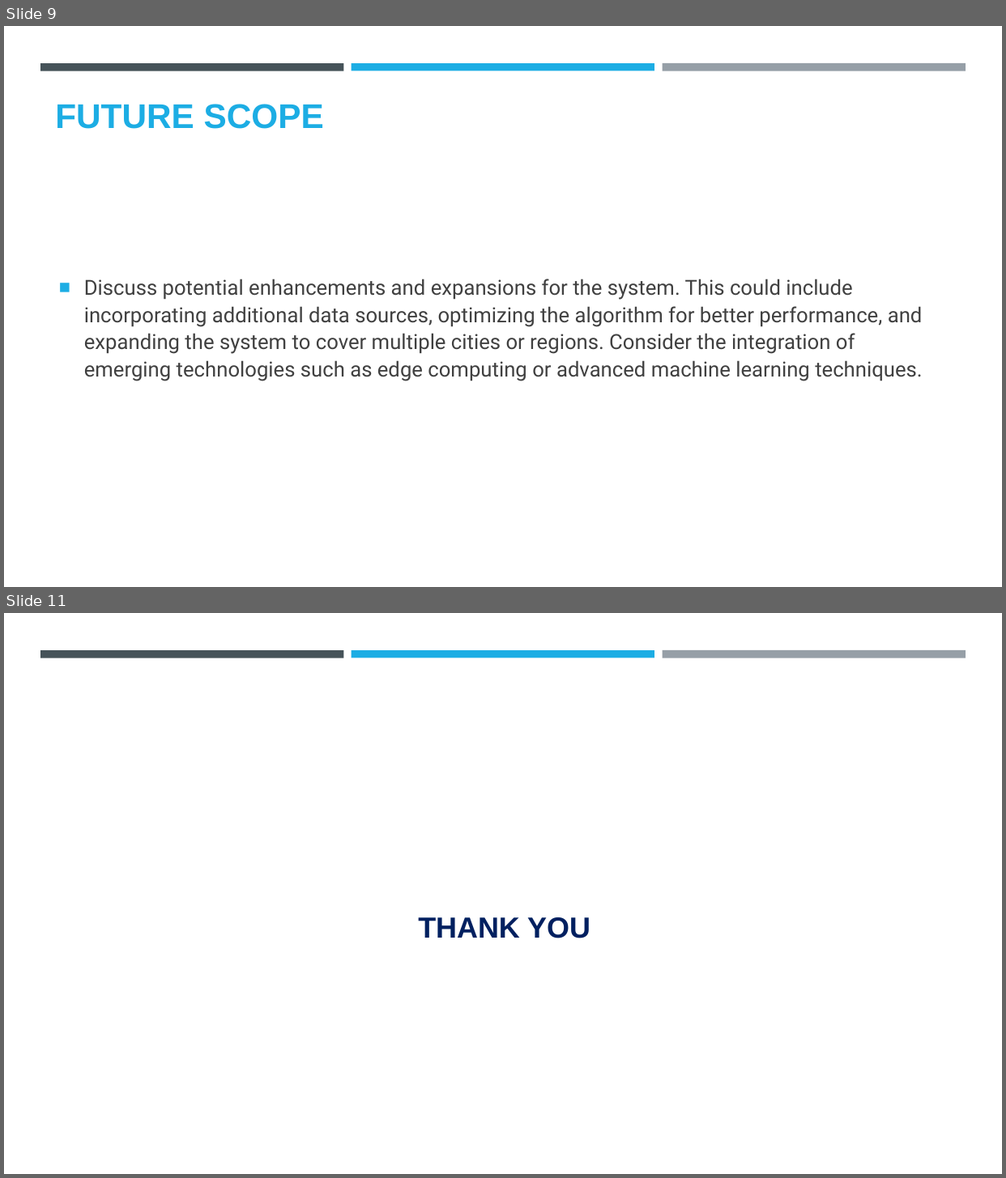
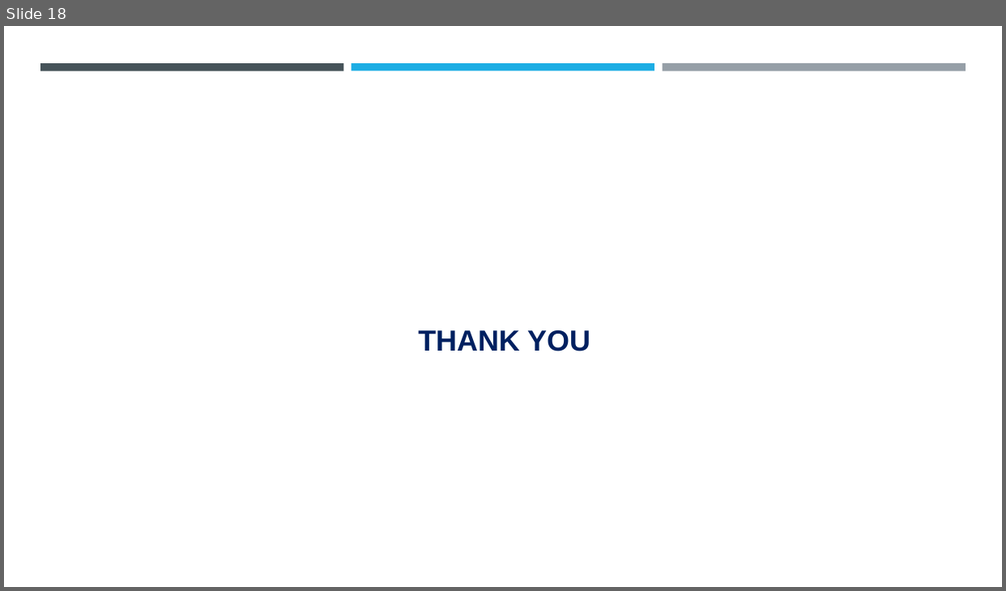
Before and after one commit to Dhayanithi05/ProjectNM, a slide deck: Project.pptx. Shown one above the other, each under a label of ours: slides 9 and 11 before the commit, slide 18 after it; the slides between them are not shown. The pictures are 1006x1178 and 1006x591 pixels, drawn with LibreOffice and Linux fonts; fonts in the diff are those of the drawing; background and template pictures are left out. Boxes give left, top, right and bottom in pixels: in the first picture for what was removed or moved away, otherwise in the second. Text is boxed around its words. In the diff, an @@ line names an element or a change of style, - is before the commit and + after.

```diff
--- a/Project.pptx
+++ b/Project.pptx
@@ slide 9 removed at (4, 26, 1002, 587), background #FFFFFF; not listed: 3 template elements that a slide beside it also shows @@
@@ text removed at (55, 104, 324, 129) @@
-FUTURE SCOPE
@@ text removed at (84, 279, 923, 382) @@
-■ Discuss potential enhancements and expansions for the system. This could include incorporating additional data sources, optimizing the algorithm for better performance, and expanding the system to cover multiple cities or regions. Consider the integration of emerging technologies such as edge computing or advanced machine learning techniques.
@@ what was slide 11 is now slide 18 @@
```
Also in this commit, not shown: 4 slides changed, 13 slides added, 5 other slides removed.
